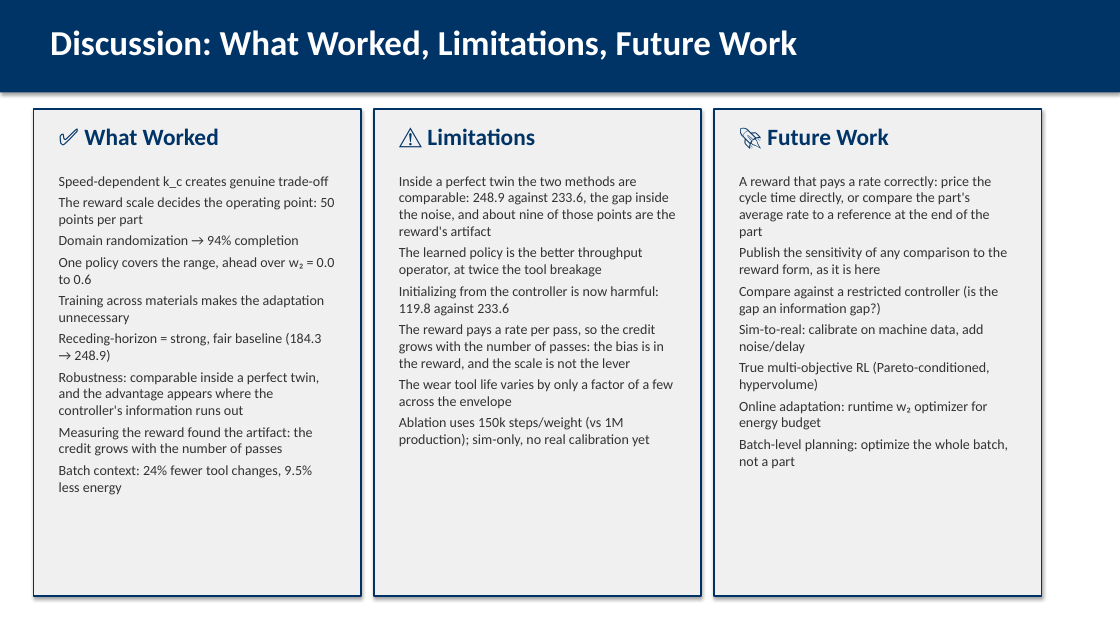
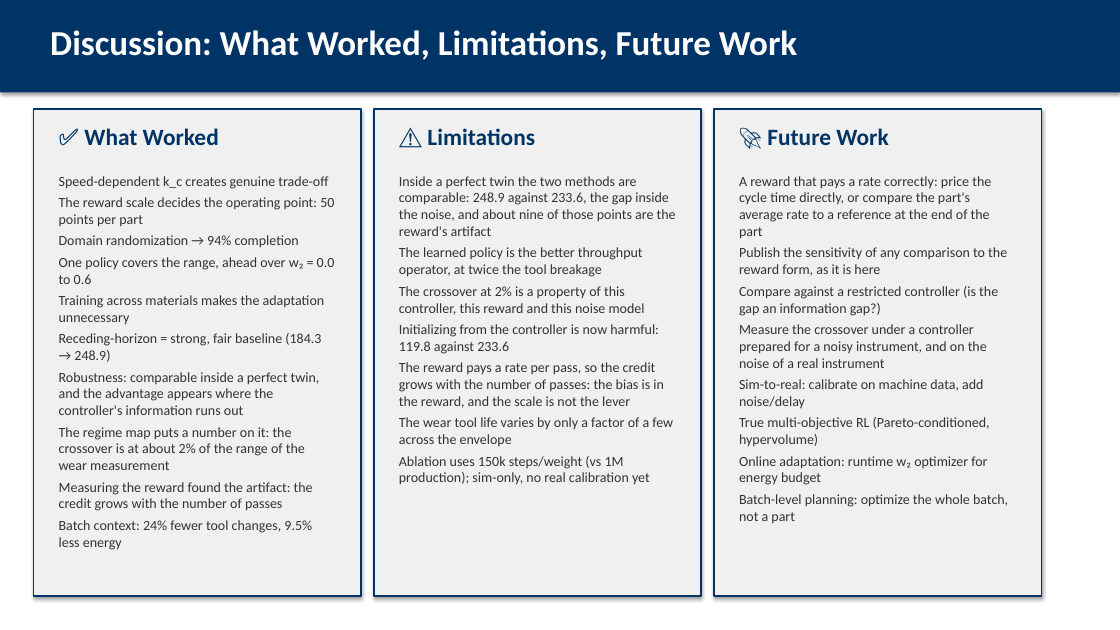
Before and after one commit to AbhinandIITM/AI-in-Mfg, a slide deck: slide 25 of report/presentation.pptx (slide 23 before the commit). Drawn at 1120x630 pixels with LibreOffice and Linux fonts; fonts in the diff are those of the drawing. Boxes give left, top, right and bottom in pixels: in the first picture for what was removed or moved away, otherwise in the second. Text is boxed around its words. In the diff, an @@ line names an element or a change of style, - is before the commit and + after.

Commit message:
docs: the regime map is the headline of the report, the deck and the slides
The claim is now a boundary with a number on it: the learned policy is the
better operator once the wear measurement is noisier than about 2% of its
range, and the classical controller is the better operator below that.

The fairness decisions are stated in the report, the deck and the audit
report, because they are what makes the comparison defensible. Both arms are
the general ones, neither is trained for the noise, the noise is tilted
against the policy because it receives it on both measured quantities while
the controller receives it on the wear alone, and the policy trained for the
noise is reported as a third labelled arm and is not used for the headline.

The report is 38 pages, the deck 34 frames, the PowerPoint file 28 slides.

```diff
--- a/report/presentation.pptx
+++ b/report/presentation.pptx
@@ text at (399,286,645,315): paragraph added @@
+The crossover at 2% is a property of this controller, this reward and this noise model
@@ text at (739,324,987,368): paragraph added @@
+Measure the crossover under a controller prepared for a noisy instrument, and on the noise of a real instrument
@@ text at (59,427,305,470): paragraph added @@
+The regime map puts a number on it: the crossover is at about 2% of the range of the wear measurement
```
Also in this commit, not shown: 7 other slides changed, 2 slides added, 9 other files.
